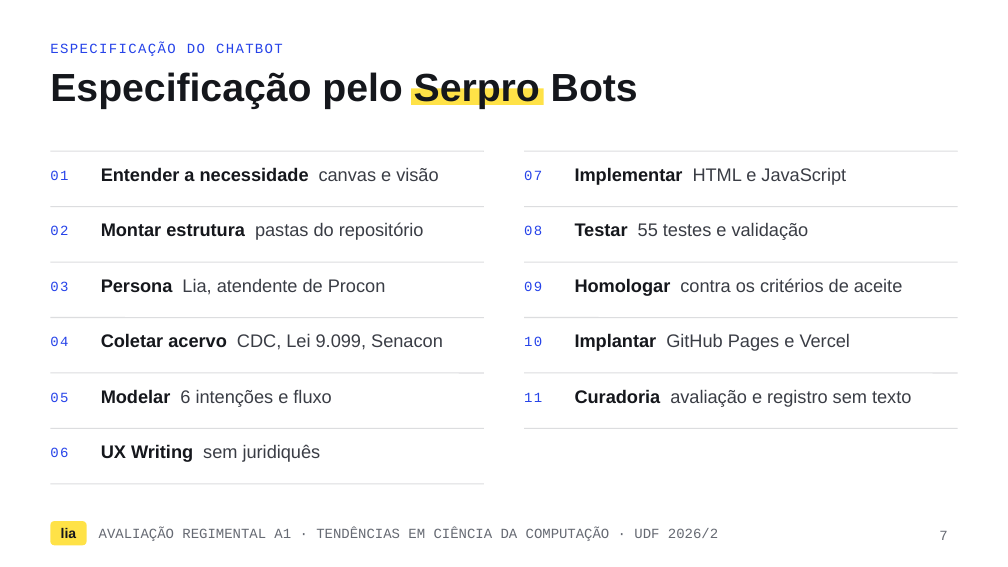
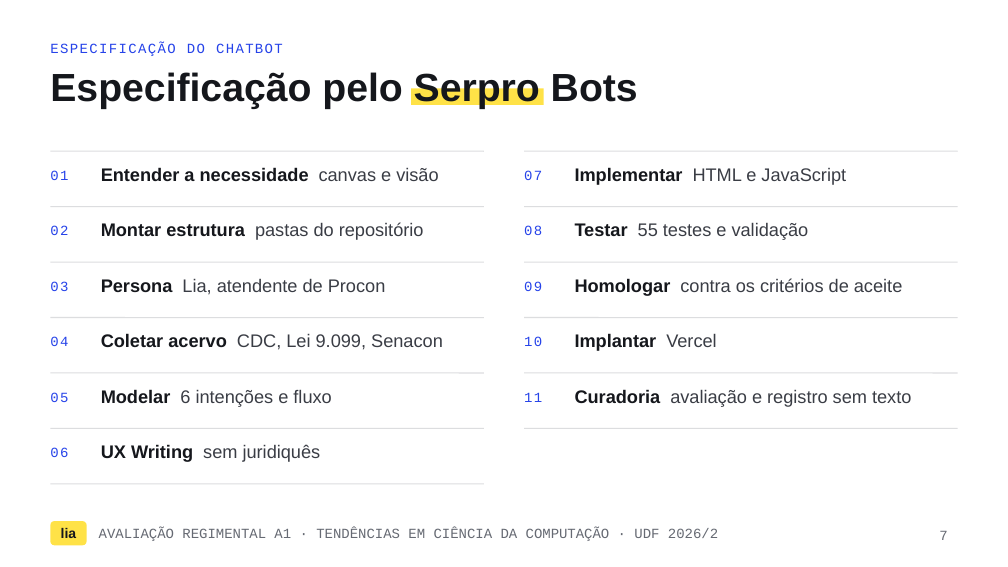
Before and after one commit to BrayanPletsch/Tendencias_CienciaComputacao_2026_2, a slide deck: slide 7 of unidade-4-aplicacoes-e-limitacoes/projeto-assistente-consumidor/slides/apresentacao.pptx. Drawn at 1008x567 pixels with LibreOffice and Linux fonts; fonts in the diff are those of the drawing. Boxes give left, top, right and bottom in pixels: in the first picture for what was removed or moved away, otherwise in the second. Text is boxed around its words. In the diff, an @@ line names an element or a change of style, - is before the commit and + after.

Commit message:
docs: tirar o GitHub Pages, o site agora fica só na Vercel

```diff
--- a/unidade-4-aplicacoes-e-limitacoes/projeto-assistente-consumidor/slides/apresentacao.pptx
+++ b/unidade-4-aplicacoes-e-limitacoes/projeto-assistente-consumidor/slides/apresentacao.pptx
@@ text at (575, 333, 716, 351): text changed; text colour #3A3D45 to #15171C; bold on @@
-Implantar GitHub Pages e Vercel
+Implantar Vercel
```
Also in this commit, not shown: 3 other files.
